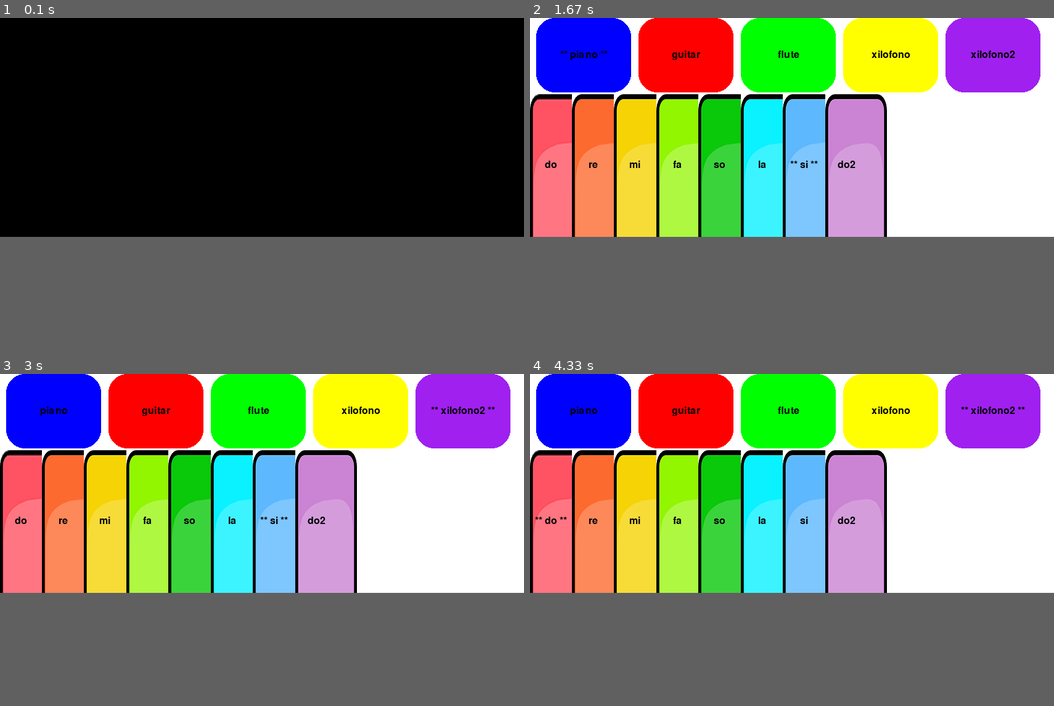
Above: before the commit, frames 1-4 (two rows, left to right).
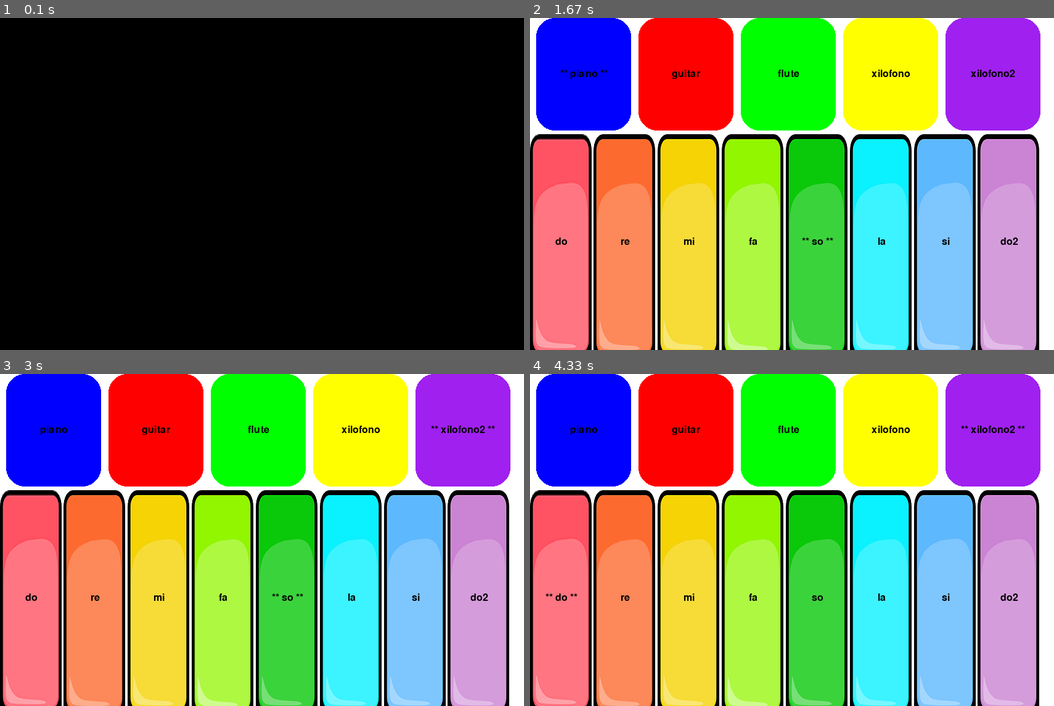
Above: after the commit, the same moments.

Repository: SMEbrahimi2001/lttle_piano
Game: pygame game, started from piano.py
Two runs of this game, one before a commit and one after it. Both use one fixed random seed, a clock stepped at 60 frames per second and the inputs below.
Inputs (mouse positions are in pixels of both pictures, inside the frame that each line leads up to):
- Up to frame 1 (0.1 s): no input
- Up to frame 2 (1.67 s): click (792, 184) at 0.38 s; tap Enter at 0.67 s
- Up to frame 3 (3 s): tap 5 at 1.8 s; tap 1 at 2.63 s
- Up to frame 4 (4.33 s): tap 6 at 3.67 s
In our replay, the window is 850x356 before the commit and 850x540 after it. These sizes can differ from the game's own. Grey fills any space a smaller window leaves; there, only what the larger window draws over its background counts as a difference.

The runs differ from the first frame. In frame 1, only the window size differs. In frame 2, 71% of the frame differs, in the area x 0-100%, y 9-100%; in frame 3, 71%; in frame 4, 71%.

Commit message:
setting_change

Diff:
--- a/piano.py
+++ b/piano.py
@@ -264,8 +264,8 @@
         square.image = square.image_active if square.active else square.image_default
         square.draw()
 
-    if (lesson1Note[count] != ''):
-        player.play(lesson1Note[count], mode)
+    # if (lesson1Note[count] != ''):
+    #     player.play(lesson1Note[count], mode)
     count = count + 1
     pygame.time.delay(500)
 
--- a/setting.py
+++ b/setting.py
@@ -1,6 +1,6 @@
 
 class Settings:
     Screen_Width = 850
-    Screen_Heigth = 356
+    Screen_Heigth = 540
     WHITE = (255, 255, 255)
     BLACK = (0, 0, 0)
